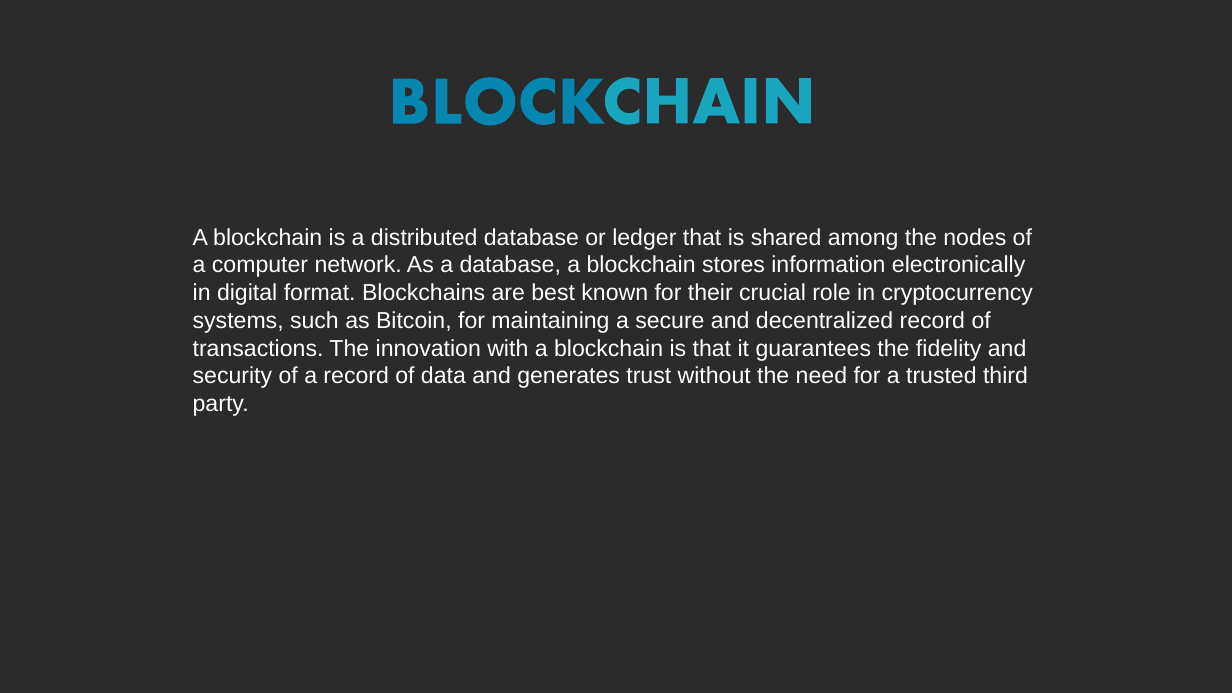
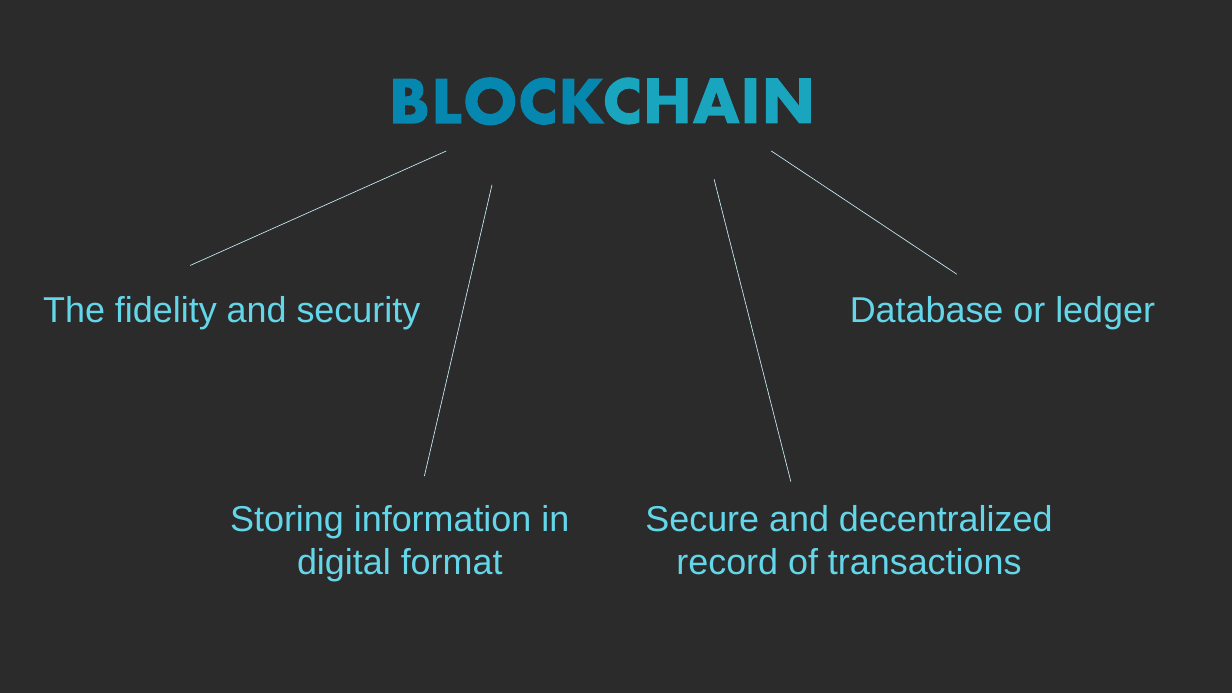
Before and after one commit to qhoangf/My-dapp, a slide deck: slide 5 of Presentation_ProjectOnSoftwareEngineering.pptx. Drawn at 1232x693 pixels with LibreOffice and Linux fonts; fonts in the diff are those of the drawing; background and template pictures are left out; a plain dark background stands for a picture behind light text. Boxes give left, top, right and bottom in pixels: in the first picture for what was removed or moved away, otherwise in the second. Text is boxed around its words. In the diff, an @@ line names an element or a change of style, - is before the commit and + after.

```diff
--- a/Presentation_ProjectOnSoftwareEngineering.pptx
+++ b/Presentation_ProjectOnSoftwareEngineering.pptx
@@ line added from (446, 151) to (190, 265), #C8EEF7 0.5 pt @@
@@ line added from (714, 179) to (791, 482), #C8EEF7 0.5 pt @@
@@ line added from (772, 151) to (958, 274), #C8EEF7 0.5 pt @@
@@ line added from (493, 185) to (424, 476), #C8EEF7 0.5 pt @@
@@ text removed at [193, 228, 1033, 416] @@
-A blockchain is a distributed database or ledger that is shared among the nodes of a computer network. As a database, a blockchain stores information electronically in digital format. Blockchains are best known for their crucial role in cryptocurrency systems, such as Bitcoin, for maintaining a secure and decentralized record of transactions. The innovation with a blockchain is that it guarantees the fidelity and security of a record of data and generates trust without the need for a trusted third party.
@@ text added at [43, 296, 421, 329], 28 pt, text #63D6EA @@
+The fidelity and security
@@ text added at [850, 296, 1155, 329], 28 pt, text #63D6EA @@
+Database or ledger
@@ text added at [230, 505, 569, 581], 28 pt, text #63D6EA @@
+Storing information in digital format
@@ text added at [645, 505, 1053, 575], 28 pt, text #63D6EA @@
+Secure and decentralized record of transactions
```
Also in this commit, not shown: 7 other slides changed, 1 slide added, 2 slides removed, 1 other file.
